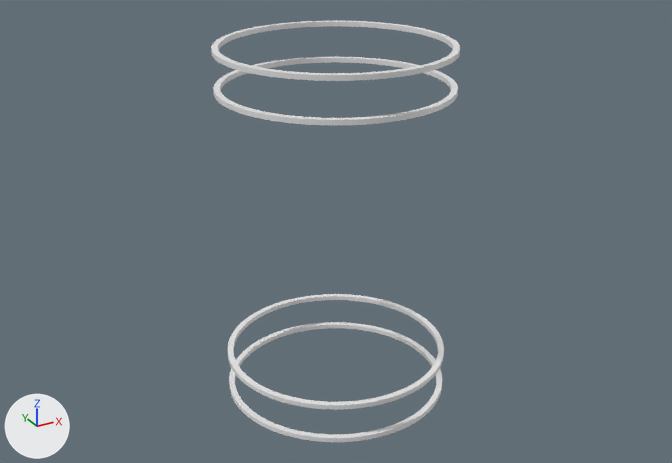
An edit to the OBJ model cosmodrone/assets/station-parts/generated/platform_frame.obj, drawn before and after from the same camera.
Rendered twice from a 50 mm lens placed at (-1.305, -2.375, 1.162), pointed at (-0.004, -0.009, -0.021). Lighting does not change. The marker at lower left points along +X, +Y and +Z. Where no turn or scale is listed for an object, it has been applied to the vertices.

Objects in the first picture: 'Platform_Frame_Cylinder.070'.
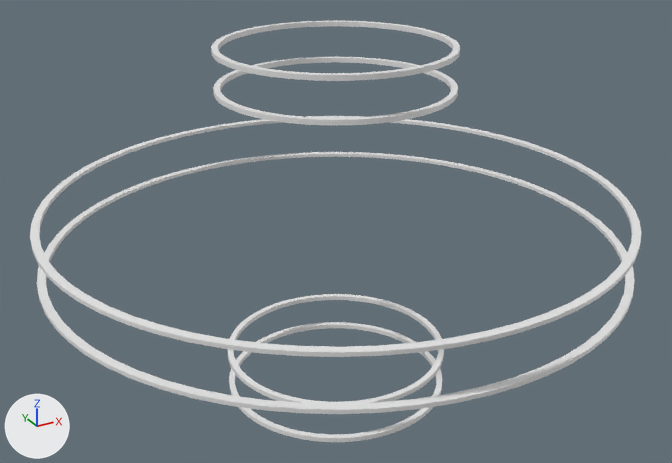
Changed parts and their boxes (x1, y1, x2, y2) in the pictures (672 x 463 px; the box of a moved part takes in the faces that stretch with it):
'Platform_Frame_Cylinder.070', reshaped (145% wider): before (211, 21, 460, 442); after (30, 21, 641, 442)
part 1 of me_platform_frame_cylinder_070, added: after (30, 116, 641, 357)
part 2 of me_platform_frame_cylinder_070, added: after (37, 152, 635, 414)
part 3 of me_platform_frame_cylinder_070, moved or reshaped: (228, 302, 393, 436) in both

What the commit changed:
me_platform_frame_cylinder_070 is used by ob_platform_frame_cylinder_070; location (0.0, 0.0, 0.0).
me_platform_frame_cylinder_070 had 1024 vertices, 2048 faces and spanned x -0.36..0.36, y -0.36..0.36, z -0.57..0.57.
me_platform_frame_cylinder_070 now has 1536 vertices, 3072 faces and spans x -0.915..0.915, y -0.915..0.915, z -0.57..0.57.
me_platform_frame_cylinder_070 part 1: a new loose piece of 256 vertices spanning x -0.915..0.915, y -0.915..0.915, z 0.07..0.081.
me_platform_frame_cylinder_070 part 2: a new loose piece of 256 vertices spanning x -0.915..0.915, y -0.915..0.915, z -0.083..-0.071.
Part 3, on me_platform_frame_cylinder_070:
96 faces are deleted.
96 new faces join them.
